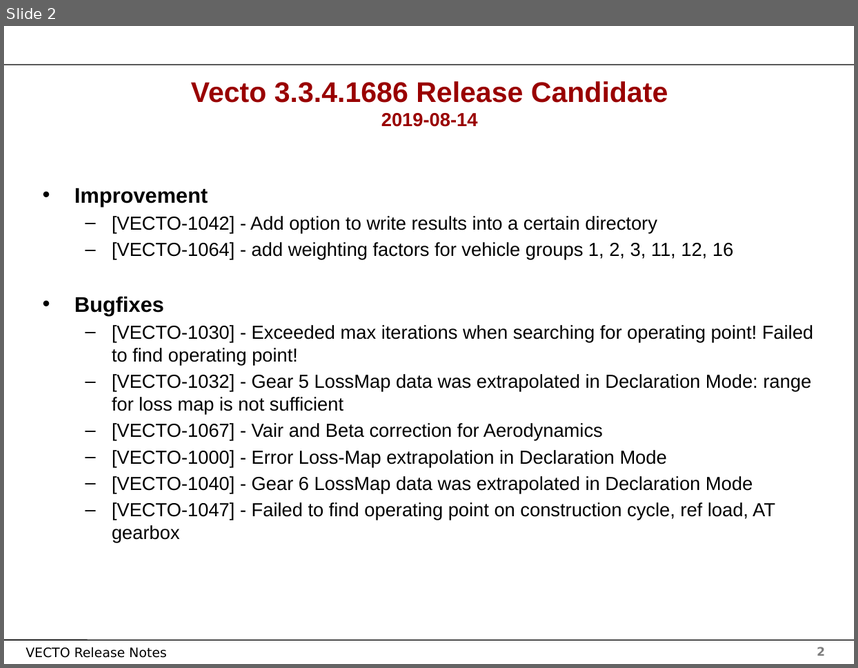
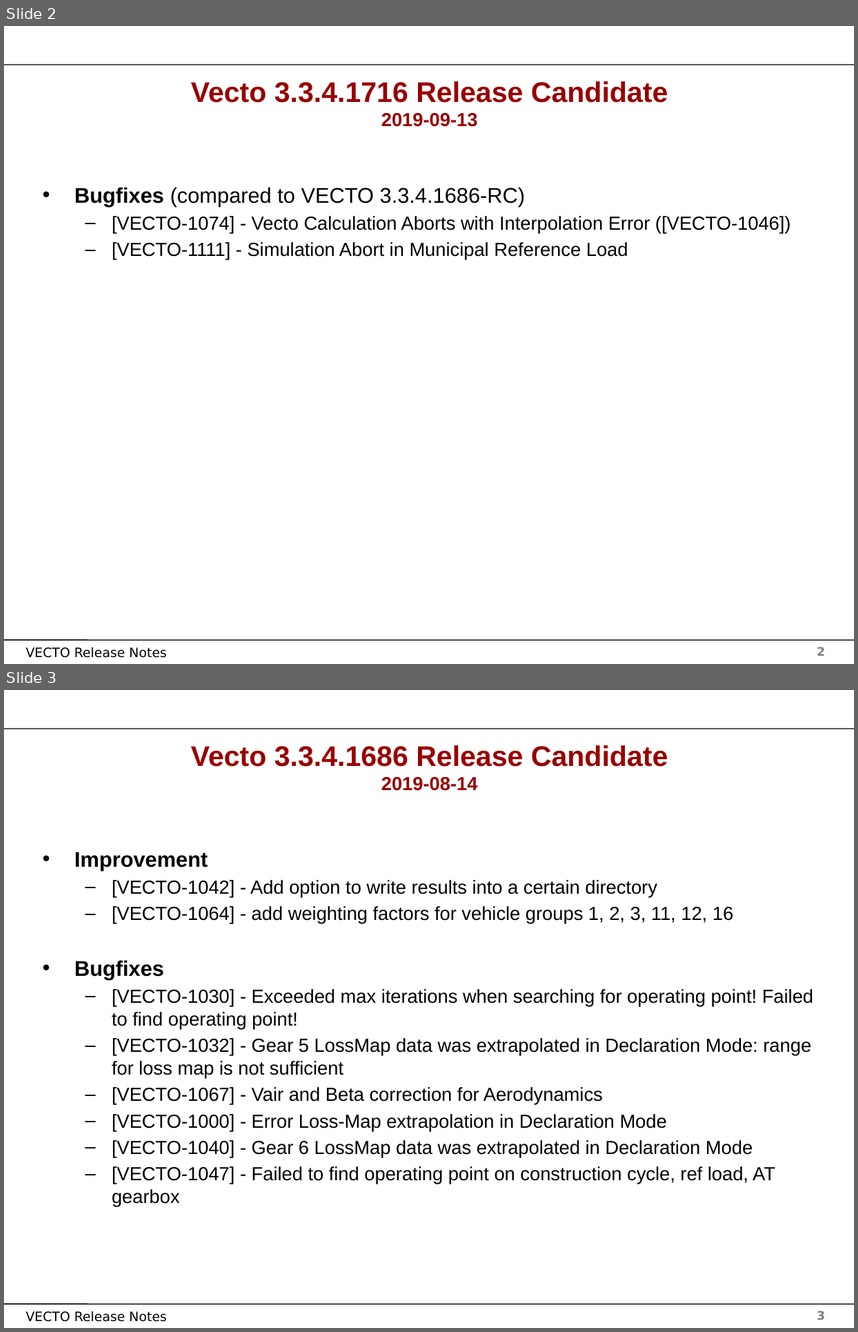
Before and after one commit to tanawadeatharva/BharatVECTO, a slide deck: Documentation/User Manual Source/Release Notes Vecto3.x.pptx. Shown one above the other, each under a label of ours: slide 2 before the commit, slides 2 and 3 after it. The pictures are 858x668 and 858x1332 pixels, drawn with LibreOffice and Linux fonts; fonts in the diff are those of the drawing; background and template pictures are left out. Boxes give left, top, right and bottom in pixels: in the first picture for what was removed or moved away, otherwise in the second. Text is boxed around its words. In the diff, an @@ line names an element or a change of style, - is before the commit and + after.

```diff
--- a/Documentation/User Manual Source/Release Notes Vecto3.x.pptx
+++ b/Documentation/User Manual Source/Release Notes Vecto3.x.pptx
@@ slide 2 added at box(4, 26, 854, 664), background #FFFFFF; not listed: 4 template elements that a slide beside it also shows @@
@@ title added at box(191, 81, 668, 127), 24 pt, text #990000, bold @@
+Vecto 3.3.4.1716 Release Candidate
+2019-09-13
@@ text added at box(74, 187, 791, 260), 16 pt, text #000000 @@
+• Bugfixes (compared to VECTO 3.3.4.1686-RC)
+  – [VECTO-1074] - Vecto Calculation Aborts with Interpolation Error ([VECTO-1046])
+  – [VECTO-1111] - Simulation Abort in Municipal Reference Load
@@ what was slide 2 is now slide 3 @@
@@ page number at box(817, 1310, 825, 1319): text changed @@
-2
+3
```
Also in this commit, not shown: 1 slide changed, 3 other files.
